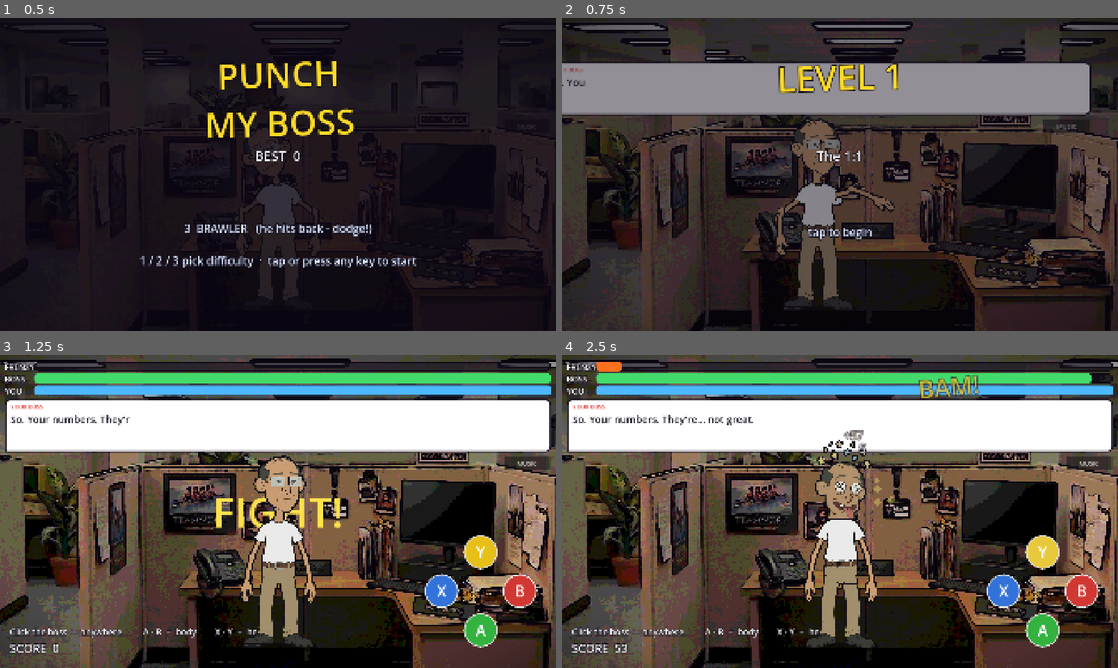
Above: before the commit, frames 1-4 (two rows, left to right).
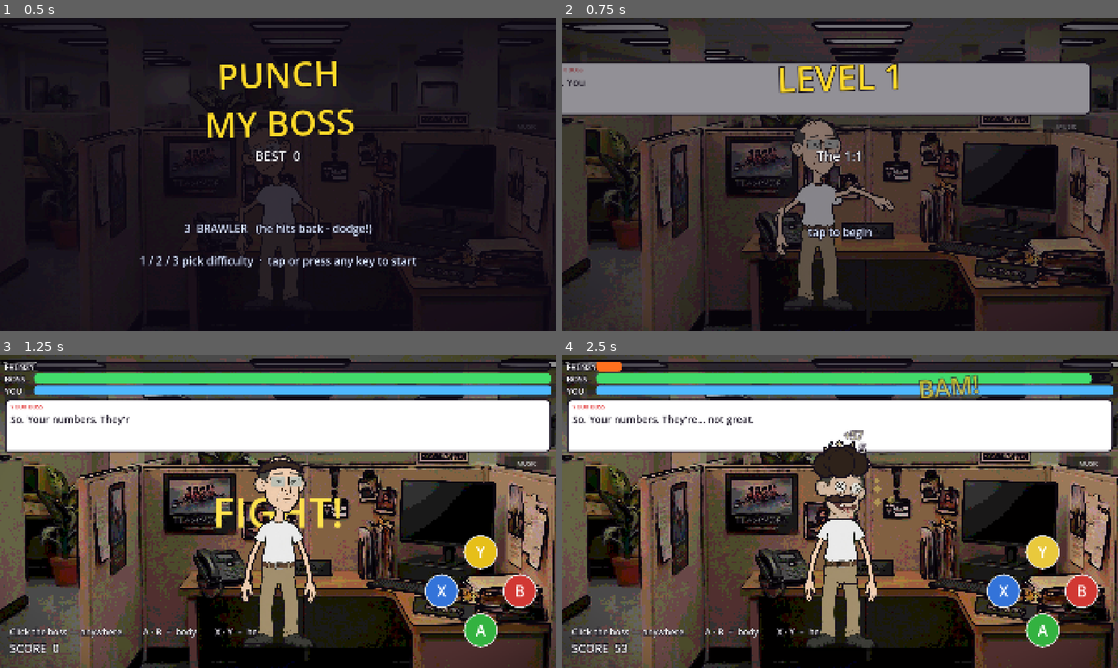
Above: after the commit, the same moments.

Repository: StaraxcreamTM/punch-my-boss-jun-14-2026
Game: Godot game, scene res://scenes/main.tscn
Same seed, same stepped clock (60 frames per second), same inputs: the game is played once before the commit and once after it.
Inputs (mouse positions are in pixels of both pictures, inside the frame that each line leads up to):
- Up to frame 1 (0.5 s): no input
- Up to frame 2 (0.75 s): tap Enter at 0.5 s; move the mouse to (962, 158) at 0.52 s; hold Right from 0.53 s (still down); tap K at 0.6 s; click (962, 158) at 0.67 s
- Up to frame 3 (1.25 s): keep holding Right; tap Space at 0.77 s; tap H at 0.8 s
- Up to frame 4 (2.5 s): move the mouse to (728, 527) at 1.27 s; release Right at 1.28 s; hold Down 1.28-2 s; tap H at 1.35 s; tap Space at 1.52 s; tap J at 1.55 s; click "Y" at 2 s

Frame 1 is identical in both runs. In frame 2, 1.0% of the frame differs, in the area x 38-60%, y 32-76%; in frame 3, 1.2%; in frame 4, 1.6%, in the area x 43-57%, y 28-79%.

Commit message:
v0.22: character customisation - the generic-character architecture
The boss is now ONE rigged body plus a swappable "look": a skin tone applied
through the shader, and accessory sprites parented to the head bone. Adding a
character means a new look (or a new art set in the same rig), not a new rig -
which answers the "one generic modifiable character vs. many bespoke ones"
question from the backlog in favour of generic.

- 6 skin tones, recoloured in-shader
- 4 hair options (none / swoop / puff / toupee) + 3 moustache options,
  procedurally drawn on the SAME 460x500 canvas as the head textures so they
  inherit the head's anchor exactly - no per-accessory alignment
- Cycle with K (skin) / H (hair) / J (moustache); persisted to the save file

Skin recolouring is folded into outline.gdshader rather than added as a second
shader, because a Sprite2D has one material slot and every piece already needs
the outline. Skin is matched by hue/saturation/value rather than RGB distance:
the art has several skin shades and a flat distance test either misses the
shadows or bleeds into the khaki. The value floor excludes hair and glasses.
Shading is preserved by carrying each pixel's saturation/value as ratios
against the base tone rather than flat-filling.

Only the pieces that actually show skin get the recolour path enabled, and
those get their own duplicated material - shader uniforms live on the material,
so a shared one would have recoloured every piece at once.

The uniforms are deliberately NOT `source_color`: that hint makes Godot convert
to linear space before the shader sees it, but the HSV maths works on the raw
sRGB values sampled from the art.

Co-Authored-By: Claude Opus 4.8 (1M context) <noreply@anthropic.com>

Diff:
--- a/game/scripts/main.gd
+++ b/game/scripts/main.gd
@@ -396,6 +396,7 @@
 	for b in _buttons.values():
 		_hud_nodes.append(b)
 	counter.text = "SCORE  0"
+	apply_look()
 	_build_screens()
 	_show_title()
 
@@ -524,6 +525,10 @@
 				# Dodging: arrows / WSD. Left and right slip the punch, down
 				# ducks (which the uppercut punishes).
 				KEY_M: toggle_music()
+				# Customisation: skin / hair / moustache.
+				KEY_K: cycle_look("skin")
+				KEY_H: cycle_look("hair")
+				KEY_J: cycle_look("moustache")
 				KEY_1: _pick_difficulty(Difficulty.BAG)
 				KEY_2: _pick_difficulty(Difficulty.DEFENSIVE)
 				KEY_3: _pick_difficulty(Difficulty.BRAWLER)
@@ -1195,19 +1200,29 @@
 func _build_cutout_boss(mat: Material) -> void:
 	if skel == null:
 		return
+	var skin_parts := ["uarm_l", "uarm_r", "farm_l", "farm_r", "hand_l", "hand_r"]
 	for entry in _PARTS:
 		var bone := skel.get_node_or_null(NodePath(entry[1]))
 		if bone == null:
 			push_warning("cutout: missing bone %s" % entry[1])
 			continue
 		var tex: Texture2D = load("res://assets/boss2/parts/%s.png" % entry[0])
-		var spr := _make_part(tex, entry[2], entry[3], entry[4], bone, mat)
+		# Skin pieces need their OWN material instance: shader uniforms live on
+		# the material, so a shared one would recolour every piece at once.
+		var pm: Material = mat
+		if entry[0] in skin_parts:
+			pm = mat.duplicate()
+		var spr := _make_part(tex, entry[2], entry[3], entry[4], bone, pm)
+		if entry[0] in skin_parts:
+			_skin_sprites.append(spr)
 		if entry[0] == "torso":
 			torso_spr = spr
 	# Head last, on the Head bone, pivoting at the neck.
 	var hb := skel.get_node_or_null(NodePath("Hip/Spine/Chest/Head"))
 	if hb != null:
-		head = _make_part(_tex_neutral, Vector2.ZERO, HEAD_ANCHOR, HEAD_Z, hb, mat)
+		head = _make_part(_tex_neutral, Vector2.ZERO, HEAD_ANCHOR, HEAD_Z, hb, mat.duplicate())
+		_skin_sprites.append(head)
+	_build_look_layers(mat)
 	# The old flat claymation art is superseded by the cutout pieces.
 	body_spr.visible = false
 	old_head.visible = false
@@ -1385,6 +1400,9 @@
 			_dodge(1)
 		7:
 			_dodge(0)
+			cycle_look("skin")
+			cycle_look("hair")
+			cycle_look("moustache")
 		_:
 			# Exercise the music toggle (and therefore the save path) once per
 			# demo run, so persistence is verified rather than assumed.
@@ -1475,12 +1493,18 @@
 	best_score = int(cfg.get_value("score", "best", 0))
 	music_on = bool(cfg.get_value("settings", "music", true))
 	difficulty = int(cfg.get_value("settings", "difficulty", Difficulty.BRAWLER))
+	look_skin = int(cfg.get_value("look", "skin", 0))
+	look_hair = int(cfg.get_value("look", "hair", 0))
+	look_moustache = int(cfg.get_value("look", "moustache", 0))
 
 func _save_prefs() -> void:
 	var cfg := ConfigFile.new()
 	cfg.set_value("score", "best", best_score)
 	cfg.set_value("settings", "music", music_on)
 	cfg.set_value("settings", "difficulty", difficulty)
+	cfg.set_value("look", "skin", look_skin)
+	cfg.set_value("look", "hair", look_hair)
+	cfg.set_value("look", "moustache", look_moustache)
 	cfg.save(SAVE_PATH)
 
 # --- screens / game phases --------------------------------------------------
@@ -1640,3 +1664,80 @@
 			_start_prefight()
 		_:
 			pass
+
+# --- character look / customisation -----------------------------------------
+# The generic-character architecture. The boss is ONE rigged body plus a look
+# config: a skin tone applied through the outline shader's recolour path, and
+# accessory sprites parented to the head bone. Adding a new character means a
+# new LOOK entry (or a new art set slotted into the same rig), not a new rig.
+#
+# Accessory textures are authored on the same 460x500 canvas as the head, so
+# they share the head's anchor offset exactly - no per-accessory alignment.
+const SKIN_TONES := [
+	Color(0.804, 0.620, 0.455),   # the art's own tone
+	Color(0.949, 0.812, 0.694),
+	Color(0.878, 0.694, 0.525),
+	Color(0.639, 0.451, 0.318),
+	Color(0.435, 0.290, 0.204),
+	Color(0.278, 0.184, 0.133),
+]
+const HAIR_OPTS := ["", "hair_swoop", "hair_puff", "hair_toupee"]
+const MOUSTACHE_OPTS := ["", "mustache", "mustache_handlebar"]
+
+var look_skin: int = 0
+var look_hair: int = 0
+var look_moustache: int = 0
+
+var _skin_sprites: Array = []     # pieces that carry visible skin
+var _hair_spr: Sprite2D
+var _moustache_spr: Sprite2D
+
+func _build_look_layers(mat: Material) -> void:
+	var hb = skel.get_node_or_null(NodePath("Hip/Spine/Chest/Head"))
+	if hb == null:
+		return
+	# Accessories sit above the head sprite (HEAD_Z) so they read as worn.
+	_hair_spr = _make_part(null, Vector2.ZERO, HEAD_ANCHOR, HEAD_Z + 1, hb, mat)
+	_moustache_spr = _make_part(null, Vector2.ZERO, HEAD_ANCHOR, HEAD_Z + 2, hb, mat)
+	_hair_spr.visible = false
+	_moustache_spr.visible = false
+
+func apply_look() -> void:
+	# Skin: only the pieces that actually show skin get the recolour path
+	# switched on, so the shirt and trousers can never be caught by it.
+	var tone: Color = SKIN_TONES[posmod(look_skin, SKIN_TONES.size())]
+	for s in _skin_sprites:
+		if s == null or not is_instance_valid(s):
+			continue
+		var m := s.material as ShaderMaterial
+		if m == null:
+			continue
+		m.set_shader_parameter("skin_enabled", look_skin != 0)
+		m.set_shader_parameter("skin_base", Vector3(0.804, 0.620, 0.455))
+		m.set_shader_parameter("skin_target", Vector3(tone.r, tone.g, tone.b))
+	_set_accessory(_hair_spr, HAIR_OPTS[posmod(look_hair, HAIR_OPTS.size())])
+	_set_accessory(_moustache_spr, MOUSTACHE_OPTS[posmod(look_moustache, MOUSTACHE_OPTS.size())])
+	_save_prefs()
+
+func _set_accessory(spr: Sprite2D, name: String) -> void:
+	if spr == null:
+		return
+	if name == "":
+		spr.visible = false
+		return
+	var path := "res://assets/boss2/look/%s.png" % name
+	if not ResourceLoader.exists(path):
+		spr.visible = false
+		return
+	spr.texture = load(path)
+	spr.visible = true
+
+func cycle_look(what: String, dir: int = 1) -> void:
+	match what:
+		"skin":
+			look_skin = posmod(look_skin + dir, SKIN_TONES.size())
+		"hair":
+			look_hair = posmod(look_hair + dir, HAIR_OPTS.size())
+		"moustache":
+			look_moustache = posmod(look_moustache + dir, MOUSTACHE_OPTS.size())
+	apply_look()
--- a/game/shaders/outline.gdshader
+++ b/game/shaders/outline.gdshader
@@ -6,8 +6,61 @@
 uniform vec4 outline_color : source_color = vec4(0.09, 0.06, 0.11, 1.0);
 uniform float width : hint_range(0.0, 8.0) = 3.5;
 
+// --- skin recolouring -------------------------------------------------------
+// Folded into this shader rather than a second one because a Sprite2D has only
+// one material slot and every cutout piece already needs the outline.
+// Skin is detected by hue/saturation/value rather than an RGB distance: the art
+// has several skin shades (lit, shadowed, outlined), and a flat distance test
+// either misses the shadows or bleeds into the khaki. Hair and glasses are
+// excluded by the value floor - they're much darker than any skin tone.
+uniform bool skin_enabled = false;
+// The art's own skin tone, sampled from the source pngs (205,158,116).
+// NOTE: deliberately NOT `source_color` - that hint makes Godot convert the
+// value to linear space before it reaches the shader, but the HSV maths here
+// works on the raw sRGB values sampled from the art.
+uniform vec3 skin_base = vec3(0.804, 0.620, 0.455);
+uniform vec3 skin_target = vec3(0.804, 0.620, 0.455);
+uniform float skin_hue_lo = 0.015;
+uniform float skin_hue_hi = 0.115;
+uniform float skin_sat_min = 0.14;
+uniform float skin_val_min = 0.40;
+
+vec3 rgb2hsv(vec3 c) {
+	vec4 K = vec4(0.0, -1.0 / 3.0, 2.0 / 3.0, -1.0);
+	vec4 p = mix(vec4(c.bg, K.wz), vec4(c.gb, K.xy), step(c.b, c.g));
+	vec4 q = mix(vec4(p.xyw, c.r), vec4(c.r, p.yzx), step(p.x, c.r));
+	float d = q.x - min(q.w, q.y);
+	float e = 1.0e-10;
+	return vec3(abs(q.z + (q.w - q.y) / (6.0 * d + e)), d / (q.x + e), q.x);
+}
+
+vec3 hsv2rgb(vec3 c) {
+	vec4 K = vec4(1.0, 2.0 / 3.0, 1.0 / 3.0, 3.0);
+	vec3 p = abs(fract(c.xxx + K.xyz) * 6.0 - K.www);
+	return c.z * mix(K.xxx, clamp(p - K.xxx, 0.0, 1.0), c.y);
+}
+
+vec4 recolour_skin(vec4 c) {
+	if (!skin_enabled || c.a < 0.01) {
+		return c;
+	}
+	vec3 hsv = rgb2hsv(c.rgb);
+	if (hsv.x < skin_hue_lo || hsv.x > skin_hue_hi
+			|| hsv.y < skin_sat_min || hsv.z < skin_val_min) {
+		return c;
+	}
+	// Carry this pixel's shading across: take its saturation and value as
+	// RATIOS against the art's base skin tone, then apply those ratios to the
+	// target tone. Shadows stay proportionally dark instead of flattening.
+	vec3 base = rgb2hsv(skin_base);
+	vec3 t = rgb2hsv(skin_target);
+	float s = clamp(hsv.y * (t.y / max(base.y, 0.001)), 0.0, 1.0);
+	float v = clamp(hsv.z * (t.z / max(base.z, 0.001)), 0.0, 1.0);
+	return vec4(clamp(hsv2rgb(vec3(t.x, s, v)), vec3(0.0), vec3(1.0)), c.a);
+}
+
 void fragment() {
-	vec4 c = texture(TEXTURE, UV);
+	vec4 c = recolour_skin(texture(TEXTURE, UV));
 	vec2 px = TEXTURE_PIXEL_SIZE * width;
 	float o = 0.0;
 	o = max(o, texture(TEXTURE, UV + vec2(px.x, 0.0)).a);
Binary file added: game/assets/boss2/look/hair_puff.png
Not shown, added: game/assets/boss2/look/hair_puff.png.import
Binary file added: game/assets/boss2/look/hair_swoop.png
Not shown, added: game/assets/boss2/look/hair_swoop.png.import
Binary file added: game/assets/boss2/look/hair_toupee.png
Not shown, added: game/assets/boss2/look/hair_toupee.png.import
Binary file added: game/assets/boss2/look/mustache.png
Not shown, added: game/assets/boss2/look/mustache.png.import
Binary file added: game/assets/boss2/look/mustache_handlebar.png
Not shown, added: game/assets/boss2/look/mustache_handlebar.png.import
